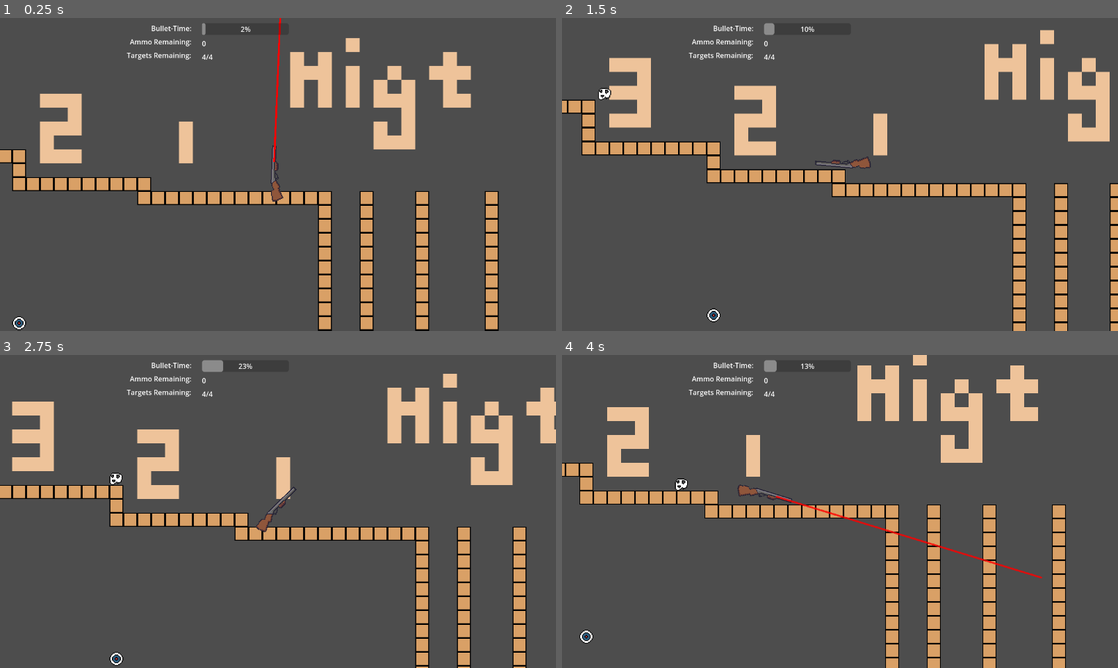
Above: before the commit, frames 1-4 (two rows, left to right).
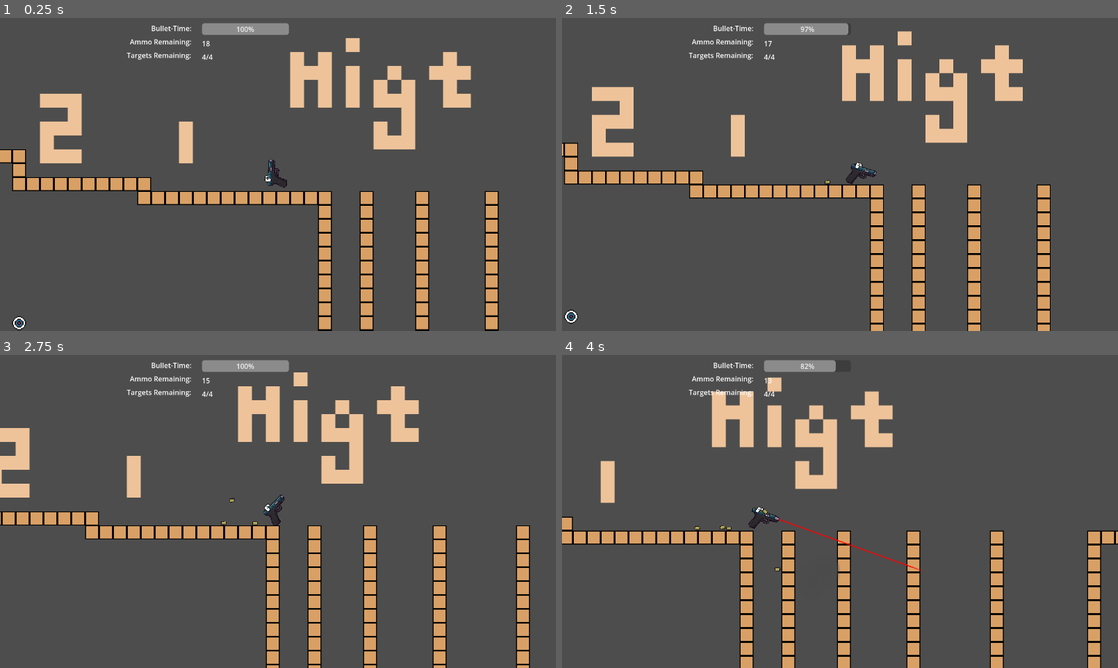
Above: after the commit, the same moments.

Repository: GamesFromANobody/JumpGun
Game: Godot game, scene res://Scenes/Levels/level_test.tscn
Two runs of this game, one before a commit and one after it. Both use one fixed random seed, a clock stepped at 60 frames per second and the inputs below. This scene is started directly instead of the project's main scene.
Inputs (mouse positions are in pixels of both pictures, inside the frame that each line leads up to):
- Up to frame 1 (0.25 s): no input
- Up to frame 2 (1.5 s): move the mouse to (962, 158) at 0.52 s; press the mouse at (962, 158) at 0.53 s; move the mouse to (728, 190) at 1.27 s; release the mouse at (728, 190) at 1.28 s; right-click (728, 190) at 1.35 s
- Up to frame 3 (2.75 s): click (166, 527) at 1.55 s; move the mouse to (333, 442) at 2.02 s; press the mouse at (333, 442) at 2.03 s
- Up to frame 4 (4 s): move the mouse to (812, 574) at 2.77 s; release the mouse at (812, 574) at 2.78 s; click (812, 574) at 2.85 s; move the mouse to (1006, 558) at 3.52 s; hold Right mouse button (aimSlowdown) from 3.53 s (still down); click (1006, 558) at 3.8 s

The runs differ from the first frame. In frame 1, 1.0% of the frame differs, in the area x 36-52%, y 0-59%; in frame 2, 23%; in frame 3, 23%; in frame 4, 25%, in the area x 0-100%, y 0-100%.
Error before the commit: Invalid access to property or key 'bullet_resource' on a base object of type 'Nil'. (res://Scripts/player.gd:65)

Commit message:
Animation update

Diff:
--- a/jumpgun/Resources/Bullets/bullet_01.tres
+++ b/jumpgun/Resources/Bullets/bullet_01.tres
@@ -1,11 +1,21 @@
-[gd_resource type="Resource" script_class="BulletTypes" load_steps=2 format=3 uid="uid://6qsf6p0y4grk"]
+[gd_resource type="Resource" script_class="BulletTypes" load_steps=5 format=3 uid="uid://6qsf6p0y4grk"]
 
+[ext_resource type="Texture2D" uid="uid://bye8cmsl2f7oc" path="res://Import/Textures/Projectiles/bullet_glock.png" id="1_a5xu1"]
 [ext_resource type="Script" path="res://Scripts/ResourceScript/bullet_types.gd" id="1_v5ffw"]
+[ext_resource type="Texture2D" uid="uid://f5m4sq28bekt" path="res://Import/Textures/Projectiles/casing-glock.png" id="2_lu55w"]
+
+[sub_resource type="CapsuleShape2D" id="CapsuleShape2D_ygnhe"]
+radius = 4.0
+height = 10.0
 
 [resource]
 script = ExtResource("1_v5ffw")
 speed = 800
 bounces = 0
 piercing_amount = 0
-acceleration_per_frame = 0
+acceleration = 0
 ignores_slowdown = false
+stops_at_0_speed = false
+bullet_texture = ExtResource("1_a5xu1")
+casing_texture = ExtResource("2_lu55w")
+hitbox = SubResource("CapsuleShape2D_ygnhe")
--- a/jumpgun/Resources/Bullets/bullet_fast_slowmo.tres
+++ b/jumpgun/Resources/Bullets/bullet_fast_slowmo.tres
@@ -1,17 +1,21 @@
-[gd_resource type="Resource" script_class="BulletTypes" load_steps=4 format=3 uid="uid://dqwicjybjtohu"]
+[gd_resource type="Resource" script_class="BulletTypes" load_steps=5 format=3 uid="uid://dqwicjybjtohu"]
 
-[ext_resource type="Texture2D" uid="uid://ye4d0xhwryv4" path="res://Import/Textures/bullet.png" id="1_h5h7k"]
+[ext_resource type="Texture2D" uid="uid://bye8cmsl2f7oc" path="res://Import/Textures/Projectiles/bullet_glock.png" id="1_1cacw"]
+[ext_resource type="Texture2D" uid="uid://f5m4sq28bekt" path="res://Import/Textures/Projectiles/casing-glock.png" id="2_g0l1o"]
 [ext_resource type="Script" path="res://Scripts/ResourceScript/bullet_types.gd" id="2_kklfq"]
 
-[sub_resource type="RectangleShape2D" id="RectangleShape2D_68yjn"]
-size = Vector2(8, 2)
+[sub_resource type="CapsuleShape2D" id="CapsuleShape2D_ygnhe"]
+radius = 4.0
+height = 10.0
 
 [resource]
 script = ExtResource("2_kklfq")
 speed = 400
 bounces = 0
 piercing_amount = 0
-acceleration_per_frame = 0
+acceleration = 0
 ignores_slowdown = true
-bullet_texture = ExtResource("1_h5h7k")
-hitbox = SubResource("RectangleShape2D_68yjn")
+stops_at_0_speed = false
+bullet_texture = ExtResource("1_1cacw")
+casing_texture = ExtResource("2_g0l1o")
+hitbox = SubResource("CapsuleShape2D_ygnhe")
--- a/jumpgun/Resources/Bullets/bullet_hover.tres
+++ b/jumpgun/Resources/Bullets/bullet_hover.tres
@@ -1,10 +1,12 @@
-[gd_resource type="Resource" script_class="BulletTypes" load_steps=4 format=3 uid="uid://b7bo0xpgtnkgo"]
+[gd_resource type="Resource" script_class="BulletTypes" load_steps=5 format=3 uid="uid://b7bo0xpgtnkgo"]
 
-[ext_resource type="Texture2D" uid="uid://ye4d0xhwryv4" path="res://Import/Textures/bullet.png" id="1_pefxm"]
+[ext_resource type="Texture2D" uid="uid://bye8cmsl2f7oc" path="res://Import/Textures/Projectiles/bullet_glock.png" id="1_llos8"]
+[ext_resource type="Texture2D" uid="uid://f5m4sq28bekt" path="res://Import/Textures/Projectiles/casing-glock.png" id="2_hs4wx"]
 [ext_resource type="Script" path="res://Scripts/ResourceScript/bullet_types.gd" id="2_mbaxh"]
 
-[sub_resource type="RectangleShape2D" id="RectangleShape2D_68yjn"]
-size = Vector2(8, 2)
+[sub_resource type="CapsuleShape2D" id="CapsuleShape2D_ygnhe"]
+radius = 4.0
+height = 10.0
 
 [resource]
 script = ExtResource("2_mbaxh")
@@ -14,5 +16,6 @@
 acceleration = -30
 ignores_slowdown = false
 stops_at_0_speed = true
-bullet_texture = ExtResource("1_pefxm")
-hitbox = SubResource("RectangleShape2D_68yjn")
+bullet_texture = ExtResource("1_llos8")
+casing_texture = ExtResource("2_hs4wx")
+hitbox = SubResource("CapsuleShape2D_ygnhe")
--- a/jumpgun/Resources/Bullets/bullet_pierce_5.tres
+++ b/jumpgun/Resources/Bullets/bullet_pierce_5.tres
@@ -1,10 +1,12 @@
-[gd_resource type="Resource" script_class="BulletTypes" load_steps=4 format=3 uid="uid://c5fmq6vj1pcle"]
+[gd_resource type="Resource" script_class="BulletTypes" load_steps=5 format=3 uid="uid://c5fmq6vj1pcle"]
 
-[ext_resource type="Texture2D" uid="uid://ye4d0xhwryv4" path="res://Import/Textures/bullet.png" id="1_eww32"]
+[ext_resource type="Texture2D" uid="uid://bye8cmsl2f7oc" path="res://Import/Textures/Projectiles/bullet_glock.png" id="1_7pfti"]
+[ext_resource type="Texture2D" uid="uid://f5m4sq28bekt" path="res://Import/Textures/Projectiles/casing-glock.png" id="2_8yml6"]
 [ext_resource type="Script" path="res://Scripts/ResourceScript/bullet_types.gd" id="2_yeici"]
 
-[sub_resource type="RectangleShape2D" id="RectangleShape2D_68yjn"]
-size = Vector2(8, 2)
+[sub_resource type="CapsuleShape2D" id="CapsuleShape2D_ygnhe"]
+radius = 4.0
+height = 10.0
 
 [resource]
 script = ExtResource("2_yeici")
@@ -14,5 +16,6 @@
 acceleration = 0
 ignores_slowdown = false
 stops_at_0_speed = false
-bullet_texture = ExtResource("1_eww32")
-hitbox = SubResource("RectangleShape2D_68yjn")
+bullet_texture = ExtResource("1_7pfti")
+casing_texture = ExtResource("2_8yml6")
+hitbox = SubResource("CapsuleShape2D_ygnhe")
--- a/jumpgun/Resources/Bullets/bullet_reverser.tres
+++ b/jumpgun/Resources/Bullets/bullet_reverser.tres
@@ -1,10 +1,12 @@
-[gd_resource type="Resource" script_class="BulletTypes" load_steps=4 format=3 uid="uid://cqvynhfxrfhfc"]
+[gd_resource type="Resource" script_class="BulletTypes" load_steps=5 format=3 uid="uid://cqvynhfxrfhfc"]
 
-[ext_resource type="Texture2D" uid="uid://ye4d0xhwryv4" path="res://Import/Textures/bullet.png" id="1_sl3fk"]
+[ext_resource type="Texture2D" uid="uid://bye8cmsl2f7oc" path="res://Import/Textures/Projectiles/bullet_glock.png" id="1_ujavn"]
+[ext_resource type="Texture2D" uid="uid://f5m4sq28bekt" path="res://Import/Textures/Projectiles/casing-glock.png" id="2_o0si2"]
 [ext_resource type="Script" path="res://Scripts/ResourceScript/bullet_types.gd" id="2_vfq03"]
 
-[sub_resource type="RectangleShape2D" id="RectangleShape2D_68yjn"]
-size = Vector2(8, 2)
+[sub_resource type="CapsuleShape2D" id="CapsuleShape2D_ygnhe"]
+radius = 4.0
+height = 10.0
 
 [resource]
 script = ExtResource("2_vfq03")
@@ -14,5 +16,6 @@
 acceleration = -20
 ignores_slowdown = false
 stops_at_0_speed = false
-bullet_texture = ExtResource("1_sl3fk")
-hitbox = SubResource("RectangleShape2D_68yjn")
+bullet_texture = ExtResource("1_ujavn")
+casing_texture = ExtResource("2_o0si2")
+hitbox = SubResource("CapsuleShape2D_ygnhe")
--- a/jumpgun/Resources/Player/Resource_player_lmg_m249_v1.tres
+++ b/jumpgun/Resources/Player/Resource_player_lmg_m249_v1.tres
@@ -10,6 +10,10 @@
 gun_model = ExtResource("2_hqmuq")
 gun_hitbox = PackedVector2Array(-27, 6, -30, 0, -31, -5, -20, -6, -17, -5, -10, -7, 32, -7, 32, -4, -3, -4, -13, 2, -18, 2, -25, 6)
 muzzle_location = Vector2(14, -5)
+chamber_location = Vector2(3, -8)
+sprite_position = Vector2(0, 0)
+sprite_scale = Vector2(1, 1)
+laser_location = Vector2(0, 0)
 full_auto = true
 shot_cooldown = 0.15
 starting_ammo = 100
--- a/jumpgun/Resources/Player/Resource_player_pistol.tres
+++ b/jumpgun/Resources/Player/Resource_player_pistol.tres
@@ -1,15 +1,19 @@
 [gd_resource type="Resource" script_class="PlayerGunTypes" load_steps=4 format=3 uid="uid://bu85wpm47qosw"]
 
 [ext_resource type="Resource" uid="uid://6qsf6p0y4grk" path="res://Resources/Bullets/bullet_01.tres" id="1_8a88x"]
-[ext_resource type="Texture2D" uid="uid://cjsko6mhgu607" path="res://Import/Textures/temp-gun.png" id="1_crcyd"]
 [ext_resource type="Script" path="res://Scripts/ResourceScript/player_gun_types.gd" id="1_vn8nu"]
+[ext_resource type="Texture2D" uid="uid://bf8wik7pjp7ho" path="res://Import/Textures/Characters/gun-shoot.png" id="2_lnrji"]
 
 [resource]
 script = ExtResource("1_vn8nu")
+gun_model = ExtResource("2_lnrji")
+gun_hitbox = PackedVector2Array(-6, 11, -12, 11, -15, 8, -15, 6, -11, 0, -11, -5, -13, -6, -13, -11, -11, -12, 14, -12, 17, -10, 17, -6, 14, -4, 7, -4, 7, 0, 5, 1, -3, 1, -5, 6)
+muzzle_location = Vector2(18, -9)
+chamber_location = Vector2(2, -8)
+sprite_position = Vector2(0, -1)
+sprite_scale = Vector2(0.7, 0.7)
+laser_location = Vector2(152, -11)
 gun_type = 0
-gun_model = ExtResource("1_crcyd")
-gun_hitbox = PackedVector2Array(-5, 11, -14, 11, -14, -10, 14, -10, 14, 0, 1, 0, 1, 3, -1, 5, -3, 6, -5, 6)
-muzzle_location = Vector2(14, -5)
 full_auto = false
 shot_cooldown = 0.1
 starting_ammo = 18
--- a/jumpgun/Resources/Player/Resource_player_pistol_glock18_v1.tres
+++ b/jumpgun/Resources/Player/Resource_player_pistol_glock18_v1.tres
@@ -1,15 +1,20 @@
 [gd_resource type="Resource" script_class="PlayerGunTypes" load_steps=4 format=3 uid="uid://ckwf82khe36yc"]
 
 [ext_resource type="Resource" uid="uid://6qsf6p0y4grk" path="res://Resources/Bullets/bullet_01.tres" id="1_g54cv"]
-[ext_resource type="Texture2D" uid="uid://cjsko6mhgu607" path="res://Import/Textures/temp-gun.png" id="2_hy5a5"]
+[ext_resource type="Texture2D" uid="uid://bf8wik7pjp7ho" path="res://Import/Textures/Characters/gun-shoot.png" id="2_14w4b"]
 [ext_resource type="Script" path="res://Scripts/ResourceScript/player_gun_types.gd" id="3_jk4qo"]
 
 [resource]
 script = ExtResource("3_jk4qo")
+gun_model = ExtResource("2_14w4b")
+gun_hitbox = PackedVector2Array(-6, 11, -12, 11, -15, 8, -15, 6, -11, 0, -11, -5, -13, -6, -13, -11, -11, -12, 14, -12, 17, -10, 17, -6, 14, -4, 7, -4, 7, 0, 5, 1, -3, 1, -5, 6)
+muzzle_location = Vector2(18, -9)
+chamber_location = Vector2(2, -8)
+sprite_position = Vector2(0, -1)
+sprite_scale = Vector2(0.7, 0.7)
+laser_location = Vector2(152, -11)
+frames = Vector2(3, 1)
 gun_type = 0
-gun_model = ExtResource("2_hy5a5")
-gun_hitbox = PackedVector2Array(-5, 11, -14, 11, -14, -10, 14, -10, 14, 0, 1, 0, 1, 3, -1, 5, -3, 6, -5, 6)
-muzzle_location = Vector2(14, -5)
 full_auto = false
 shot_cooldown = 0.1
 starting_ammo = 18
--- a/jumpgun/Resources/Player/Resource_player_smg_mp5_v1.tres
+++ b/jumpgun/Resources/Player/Resource_player_smg_mp5_v1.tres
@@ -10,6 +10,10 @@
 gun_model = ExtResource("2_d01st")
 gun_hitbox = PackedVector2Array(-5, 11, -14, 11, -14, -10, 14, -10, 14, 0, 1, 0, 1, 3, -1, 5, -3, 6, -5, 6)
 muzzle_location = Vector2(14, -5)
+chamber_location = Vector2(3, -8)
+sprite_position = Vector2(0, 0)
+sprite_scale = Vector2(1, 1)
+laser_location = Vector2(0, 0)
 full_auto = true
 shot_cooldown = 0.07
 starting_ammo = 30
--- a/jumpgun/Resources/Player/Resource_player_smg_ump45_v1.tres
+++ b/jumpgun/Resources/Player/Resource_player_smg_ump45_v1.tres
@@ -10,6 +10,10 @@
 gun_model = ExtResource("2_l2dvk")
 gun_hitbox = PackedVector2Array(-5, 11, -14, 11, -14, -10, 14, -10, 14, 0, 1, 0, 1, 3, -1, 5, -3, 6, -5, 6)
 muzzle_location = Vector2(14, -5)
+chamber_location = Vector2(3, -8)
+sprite_position = Vector2(0, 0)
+sprite_scale = Vector2(1, 1)
+laser_location = Vector2(0, 0)
 full_auto = true
 shot_cooldown = 0.1
 starting_ammo = 25
--- a/jumpgun/Scenes/Levels/level_test.tscn
+++ b/jumpgun/Scenes/Levels/level_test.tscn
@@ -9,6 +9,7 @@
 [ext_resource type="Script" path="res://Scripts/object_creation.gd" id="4_h2bnh"]
 [ext_resource type="Texture2D" uid="uid://cv185kyfkbp82" path="res://Import/Textures/temp-enemies.png" id="5_f2crb"]
 [ext_resource type="Script" path="res://Scripts/enemy_creation.gd" id="6_l6xij"]
+[ext_resource type="Resource" uid="uid://bu85wpm47qosw" path="res://Resources/Player/Resource_player_pistol.tres" id="9_x0fsf"]
 
 [sub_resource type="TileMapPattern" id="TileMapPattern_jt5n0"]
 tile_data = PackedInt32Array(0, 65536, 0, 65536, 65536, 0, 131072, 65536, 0, 196608, 65536, 0, 262144, 0, 0, 1, 65536,  …(293 unchanged characters)…
@@ -94,6 +95,7 @@
 
 [node name="Player" parent="." instance=ExtResource("3_p1ivc")]
 position = Vector2(2, -74)
+gun_resource = ExtResource("9_x0fsf")
 
 [node name="ForeGround" type="TileMapLayer" parent="."]
 tile_map_data = PackedByteArray("AAD+/xMAAAABAAAAAAD+/xIAAAABAAAAAAD9/xIAAAABAAAAAAD9/xEAAAABAAAAAAD9/xAAAAABAAAAAAD+/x …(912 unchanged characters)…
--- /dev/null
+++ b/jumpgun/Scenes/Particles/casing.tscn
@@ -0,0 +1,18 @@
+[gd_scene load_steps=4 format=3 uid="uid://cjkhc2jn241sh"]
+
+[ext_resource type="Texture2D" uid="uid://f5m4sq28bekt" path="res://Import/Textures/Projectiles/casing-glock.png" id="1_tfka1"]
+[ext_resource type="Script" path="res://Scripts/casing.gd" id="1_vis4g"]
+
+[sub_resource type="RectangleShape2D" id="RectangleShape2D_b3mqk"]
+size = Vector2(7, 5)
+
+[node name="Casing" type="RigidBody2D"]
+collision_layer = 128
+collision_mask = 130
+script = ExtResource("1_vis4g")
+
+[node name="Sprite2D" type="Sprite2D" parent="."]
+texture = ExtResource("1_tfka1")
+
+[node name="CollisionShape2D" type="CollisionShape2D" parent="."]
+shape = SubResource("RectangleShape2D_b3mqk")
--- a/jumpgun/Scenes/Particles/shotgun_smoke.tscn
+++ b/jumpgun/Scenes/Particles/shotgun_smoke.tscn
@@ -3,8 +3,8 @@
 [ext_resource type="Texture2D" uid="uid://d3rpmn2dapjw4" path="res://Import/Textures/Effects - Particles/circle.png" id="1_2rf3g"]
 
 [sub_resource type="Gradient" id="Gradient_1almv"]
-offsets = PackedFloat32Array(0, 0.0967742, 0.354839, 1)
-colors = PackedColorArray(0.686275, 0.686275, 0.686275, 0.392157, 0.686275, 0.686275, 0.686275, 0.392157, 0.756863, 0.756863, 0.756863, 0.0392157, 1, 1, 1, 0)
+offsets = PackedFloat32Array(0, 0.870968, 1)
+colors = PackedColorArray(1, 1, 1, 1, 1, 1, 1, 1, 1, 1, 1, 0)
 
 [node name="ShotgunSmoke" type="CPUParticles2D"]
 emitting = false
--- a/jumpgun/Scenes/Projectiles/bullet.tscn
+++ b/jumpgun/Scenes/Projectiles/bullet.tscn
@@ -1,10 +1,11 @@
 [gd_scene load_steps=4 format=3 uid="uid://d1aklefwgm50r"]
 
 [ext_resource type="Script" path="res://Scripts/bullet.gd" id="1_duyxu"]
-[ext_resource type="Texture2D" uid="uid://ye4d0xhwryv4" path="res://Import/Textures/bullet.png" id="1_tm6pu"]
+[ext_resource type="Texture2D" uid="uid://bye8cmsl2f7oc" path="res://Import/Textures/Projectiles/bullet_glock.png" id="2_fbt4a"]
 
-[sub_resource type="RectangleShape2D" id="RectangleShape2D_68yjn"]
-size = Vector2(8, 2)
+[sub_resource type="CapsuleShape2D" id="CapsuleShape2D_ygnhe"]
+radius = 4.0
+height = 10.0
 
 [node name="Bullet" type="Area2D"]
 collision_layer = 16
@@ -12,10 +13,11 @@
 script = ExtResource("1_duyxu")
 
 [node name="Sprite2D" type="Sprite2D" parent="."]
-texture = ExtResource("1_tm6pu")
+texture = ExtResource("2_fbt4a")
 
 [node name="CollisionShape2D" type="CollisionShape2D" parent="."]
-shape = SubResource("RectangleShape2D_68yjn")
+rotation = 1.5708
+shape = SubResource("CapsuleShape2D_ygnhe")
 
 [node name="RayCast2D" type="RayCast2D" parent="."]
 position = Vector2(-5, 0)
--- a/jumpgun/Scenes/player.tscn
+++ b/jumpgun/Scenes/player.tscn
@@ -1,10 +1,10 @@
 [gd_scene load_steps=6 format=3 uid="uid://cbjntngcsfkmj"]
 
 [ext_resource type="Script" path="res://Scripts/player.gd" id="1_dvgqa"]
-[ext_resource type="Texture2D" uid="uid://umclk13rlpwa" path="res://Import/Textures/temp-shotgun.png" id="2_fp8t6"]
 [ext_resource type="PackedScene" uid="uid://counsjax6jdx4" path="res://Scenes/Particles/shotgun_smoke.tscn" id="2_xtojg"]
-[ext_resource type="Texture2D" uid="uid://ye4d0xhwryv4" path="res://Import/Textures/bullet.png" id="3_q0t7m"]
+[ext_resource type="Texture2D" uid="uid://bf8wik7pjp7ho" path="res://Import/Textures/Characters/gun-shoot.png" id="3_j0ax0"]
 [ext_resource type="PackedScene" uid="uid://ck8fw6x7e6mjo" path="res://Scenes/UI/hud.tscn" id="4_01w15"]
+[ext_resource type="Texture2D" uid="uid://2qy753ggpfnh" path="res://Import/Textures/Lights/laserSight.png" id="4_y8v18"]
 
 [node name="Player" type="RigidBody2D"]
 process_mode = 1
@@ -20,23 +20,27 @@
 initial_velocity_max = 700.0
 
 [node name="Gun" type="Sprite2D" parent="."]
-position = Vector2(1, -1)
-texture = ExtResource("2_fp8t6")
+position = Vector2(0, -1)
+scale = Vector2(0.7, 0.7)
+texture = ExtResource("3_j0ax0")
+hframes = 3
 
 [node name="LaserSight" type="Sprite2D" parent="Gun"]
 self_modulate = Color(1, 0, 0, 1)
-position = Vector2(173.185, -4)
-scale = Vector2(40, 1.042)
-texture = ExtResource("3_q0t7m")
+position = Vector2(152, -11)
+texture = ExtResource("4_y8v18")
 
 [node name="CollisionBox" type="CollisionPolygon2D" parent="."]
-polygon = PackedVector2Array(-5, 11, -14, 11, -14, -10, 14, -10, 14, 0, 1, 0, 1, 3, -1, 5, -3, 6, -5, 6)
+polygon = PackedVector2Array(-6, 11, -12, 11, -15, 8, -15, 6, -11, 0, -11, -5, -13, -6, -13, -11, -11, -12, 14, -12, 17, -10, 17, -6, 14, -4, 7, -4, 7, 0, 5, 1, -3, 1, -5, 6)
 
 [node name="Camera2D" type="Camera2D" parent="."]
 zoom = Vector2(2, 2)
 
 [node name="Muzzle" type="Marker2D" parent="."]
-position = Vector2(14, -5)
+position = Vector2(18, -9)
+
+[node name="Chamber" type="Marker2D" parent="."]
+position = Vector2(2, -8)
 
 [node name="Velocity" type="RayCast2D" parent="."]
 
--- a/jumpgun/Scripts/ResourceScript/bullet_types.gd
+++ b/jumpgun/Scripts/ResourceScript/bullet_types.gd
@@ -10,4 +10,5 @@
 @export var stops_at_0_speed = false
 @export_group("")
 @export var bullet_texture : Texture2D
+@export var casing_texture : Texture2D = preload("res://Import/Textures/Projectiles/casing-glock.png")
 @export var hitbox : Shape2D
--- a/jumpgun/Scripts/ResourceScript/player_gun_types.gd
+++ b/jumpgun/Scripts/ResourceScript/player_gun_types.gd
@@ -8,11 +8,19 @@
 	SMG,
 	TODO_LMG,
 }
-@export_group("Gun")
-@export var gun_type : ShotTypes = ShotTypes.PISTOL
+@export_group("Sprite")
 @export var gun_model : Texture2D = preload("res://Import/Textures/temp-gun.png")
 @export var gun_hitbox : PackedVector2Array
 @export var muzzle_location : Vector2 = Vector2(14, -5)
+@export var chamber_location : Vector2 = Vector2(3, -8)
+@export var sprite_position : Vector2 = Vector2(0, 0)
+@export var sprite_scale : Vector2 = Vector2(1, 1)
+@export var laser_location : Vector2 = Vector2(0, 0)
+@export var frames : Vector2 = Vector2(3, 1)
+@export_group("")
+
+@export_group("Gun")
+@export var gun_type : ShotTypes = ShotTypes.PISTOL
 @export var full_auto = false
 @export_range(0, 3, 0.005) var shot_cooldown = 0.1 #not used in code, shotCooldown is used
 @export_range(0, 200, 1.0) var starting_ammo = 18
--- /dev/null
+++ b/jumpgun/Scripts/casing.gd
@@ -0,0 +1,10 @@
+extends RigidBody2D
+
+var scaleSet = Vector2(1, 1)
+
+func changeScale(newScale : Vector2):
+	scaleSet = newScale
+
+# Called every frame. 'delta' is the elapsed time since the previous frame.
+func _process(delta: float) -> void:
+	scale = scaleSet
--- a/jumpgun/Scripts/player.gd
+++ b/jumpgun/Scripts/player.gd
@@ -41,6 +41,8 @@
 var bullet_scene = preload("res://Scenes/Projectiles/bullet.tscn")
 var bullet_resource : BulletTypes
 
+var casing_scene = preload("res://Scenes/Particles/casing.tscn")
+
 #Control scheme
 var prevMouseVelocity : Vector2
 var usingController = false
@@ -56,7 +58,6 @@
 var allowSlowdown = true
 var isPaused = false
 var currentMag : int
-
 #HUD
 var HUDLayer : CanvasLayer
 
@@ -183,6 +184,7 @@
 
 func Shoot():
 	$ShotSmoke.emitting = true
+	animateGun()
 	match gun_type:
 		ShotTypes.PISTOL:
 			ShootPistol()
@@ -195,6 +197,22 @@
 		ShotTypes.LMG:
 			ShootLMG()
 	print("Ammo Left: ", str(currentMag))
+
+
+func animateGun():
+	bullet_resource.casing_texture
+	var tween = create_tween()
+	var frames = $Gun.hframes * $Gun.vframes - 1 #Frames in the animation
+	tween.tween_property($Gun, "frame", frames, 0.033333 * frames ) #30 FPS
+	tween.tween_property($Gun, "frame", 0, 0.033333)
+	tween.play()
+	var casing = casing_scene.instantiate()
+	casing.global_position = global_position
+	casing.rotation = rotation
+	casing.scale = $Gun.scale
+	casing.scaleSet = $Gun.scale * 0.8
+	casing.apply_central_impulse(Vector2(0, 3 * -randf_range(100, 120)))
+	get_parent().call_deferred("add_child", casing)
 
 func ShootPistol():
 	var b = bullet_scene.instantiate() as Bullet
@@ -250,6 +268,15 @@
 	gun_type = int(gun_resource.gun_type)
 	gun_model = gun_resource.gun_model
 	$Gun.texture = gun_model
+	$CollisionBox.polygon = gun_resource.gun_hitbox
+	$Muzzle.position = gun_resource.muzzle_location
+	$Chamber.position = gun_resource.chamber_location
+	$Gun.position = gun_resource.sprite_position
+	$Gun.scale = gun_resource.sprite_scale
+	$Gun/LaserSight.position = gun_resource.laser_location
+	$Gun.hframes = gun_resource.frames.x
+	$Gun.vframes = gun_resource.frames.y
+
 	full_auto = gun_resource.full_auto
 	shotCooldown = gun_resource.shot_cooldown
 	starting_ammo = gun_resource.starting_ammo
@@ -258,7 +285,7 @@
 		currentMag = max_ammo
 	rotation_force = gun_resource.rotation_force
 
-	$CollisionBox.polygon = gun_resource.gun_hitbox
+
 	bullet_resource = gun_resource.bullet_resource
 	knockback = gun_resource.knockback
 
Not shown, changed: jumpgun/Scenes/Levels/level_Enzo01.tscn
Not shown: 1 places in jumpgun/Scenes/Levels/level_test.tscn that only renumber resources
